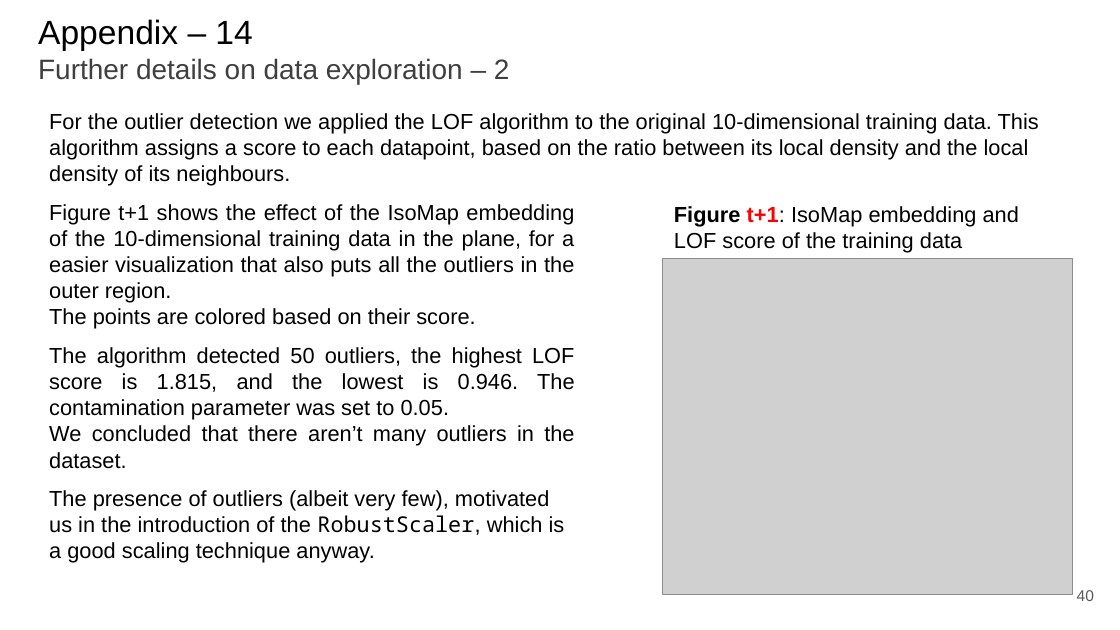
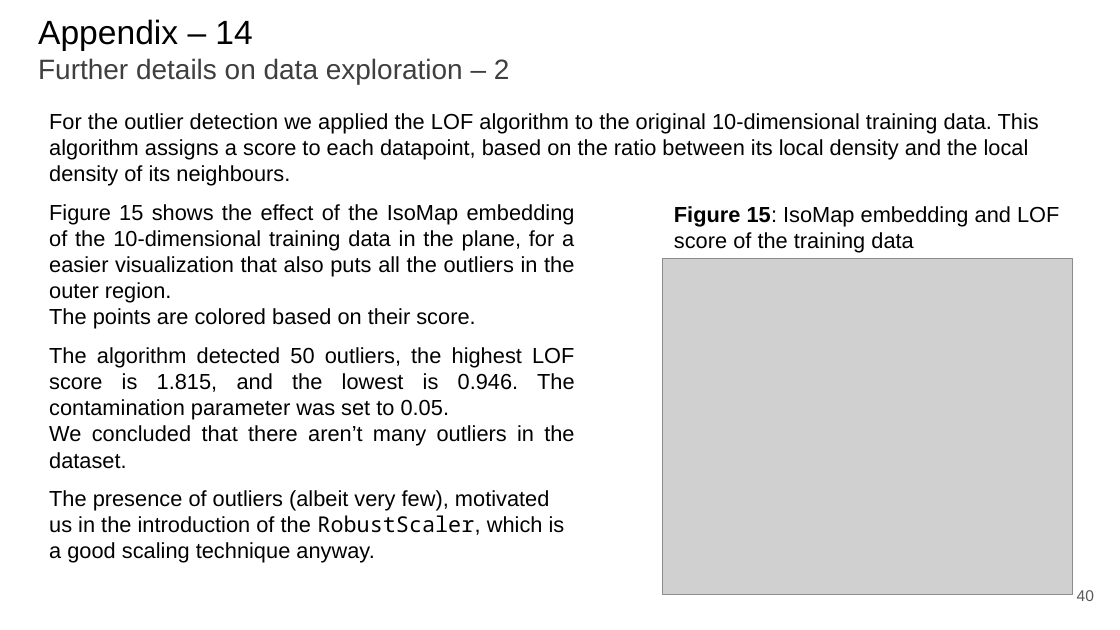
Before and after one commit to paolo-junior-mollica/machine-learning-project, a slide deck: slide 40 of relazione/Canduci_Marino_Mollica.pptx. Drawn at 1120x630 pixels with LibreOffice and Linux fonts; fonts in the diff are those of the drawing; grey boxes stand for pictures. Boxes give left, top, right and bottom in pixels: in the first picture for what was removed or moved away, otherwise in the second. Text is boxed around its words. In the diff, an @@ line names an element or a change of style, - is before the commit and + after.

```diff
--- a/relazione/Canduci_Marino_Mollica.pptx
+++ b/relazione/Canduci_Marino_Mollica.pptx
@@ text at (x1=49, y1=204, x2=575, y2=303): text changed @@
-Figure t+1 shows the effect of the IsoMap embedding of the 10-dimensional training data in the plane, for a easier visualization that also puts all the outliers in the outer region.
+Figure 15 shows the effect of the IsoMap embedding of the 10-dimensional training data in the plane, for a easier visualization that also puts all the outliers in the outer region.
@@ text at (x1=674, y1=206, x2=1059, y2=253): text changed @@
-Figure t+1: IsoMap embedding and LOF score of the training data
+Figure 15: IsoMap embedding and LOF score of the training data
```
Also in this commit, not shown: 24 other slides changed.
